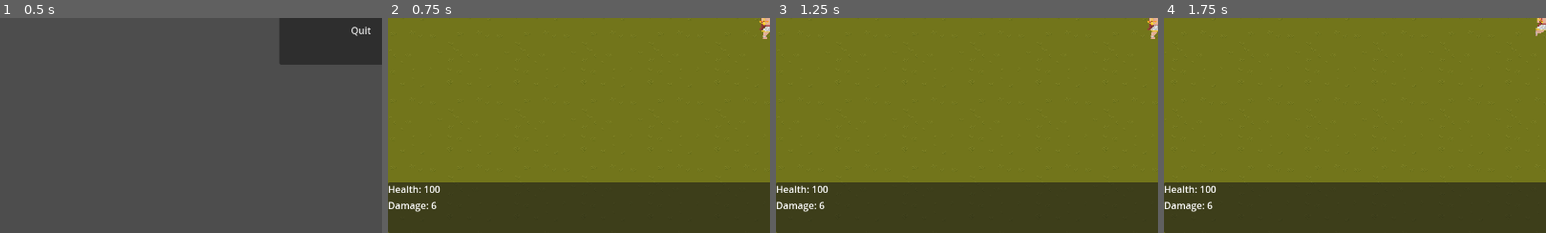
Above: before the commit, frames 1-4 (left to right).
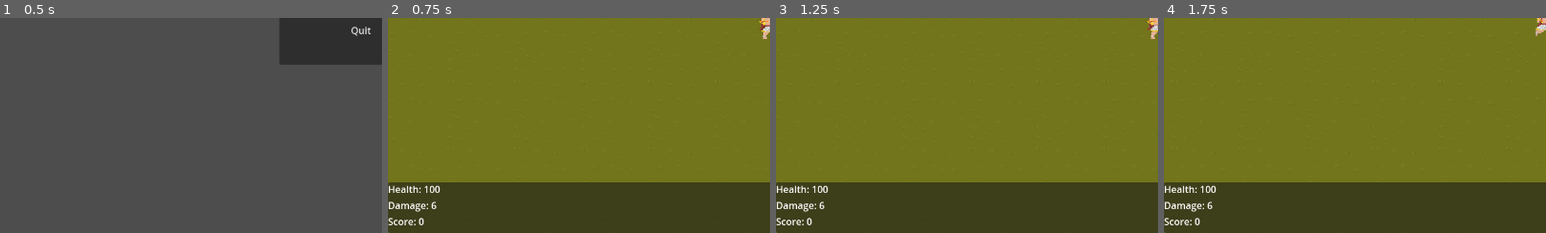
Above: after the commit, the same moments.

Repository: FlamingoFiestaStudio/OlympusGoneWild
Game: Godot game, scene res://menus/menu.tscn
Same seed, same stepped clock (60 frames per second), same inputs: the game is played once before the commit and once after it. The engine's default icon, where the game draws it, is replaced by a stand-in: a white triangle on a blue panel in a dark square.
Inputs (mouse positions are % of the whole screen's width and height, from its top left):
- Up to frame 1 (0.5 s): no input
- Up to frame 2 (0.75 s): click "Play" at 0.5 s
- Up to frame 3 (1.25 s): no input
- Up to frame 4 (1.75 s): tap Enter at 1.25 s; move the mouse to (72, 45) at 1.27 s; hold Right (right) from 1.28 s (still down); hold Space (shoot) from 1.28 s (still down)
The pictures show only the part of the screen within x 0-50%, y 50-100%; the shares and areas given below are measured in that part.

Frame 1 is identical in both runs. In frame 2, 0.2% of the frame differs, in the area x 0-10%, y 92-97%; in frame 3, 0.2%; in frame 4, 0.2%.

Commit message:
feat: add score to the ui

Diff:
--- a/main/level_1.gd
+++ b/main/level_1.gd
@@ -22,6 +22,7 @@
 func _process(delta: float) -> void:
 	player_ui.get_node("Health").text = "Health: " + str(GameManager._get_player_health())
 	player_ui.get_node("Damage").text = "Damage: " + str(GameManager._get_player_damage())
+	player_ui.get_node("Score").text = "Score: " + str(GameManager._get_player_score())
 
 func _on_enemy_spawner_timer_timeout() -> void:
 	var new_enemy = enemy_scene.instantiate()
--- a/player/player_ui/player_ui.tscn
+++ b/player/player_ui/player_ui.tscn
@@ -35,3 +35,7 @@
 [node name="Damage" type="Label" parent="Control/Panel/VBoxContainer"]
 layout_mode = 2
 text = "Damage: "
+
+[node name="Score" type="Label" parent="Control/Panel/VBoxContainer"]
+layout_mode = 2
+text = "Score:"
